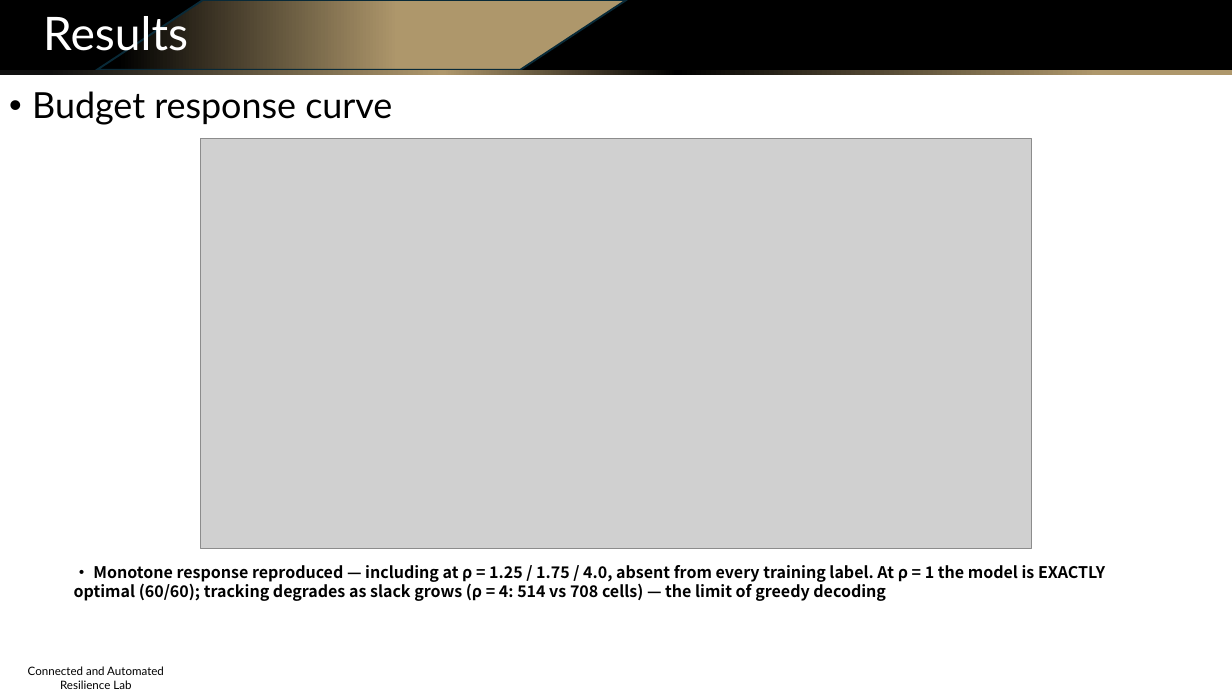
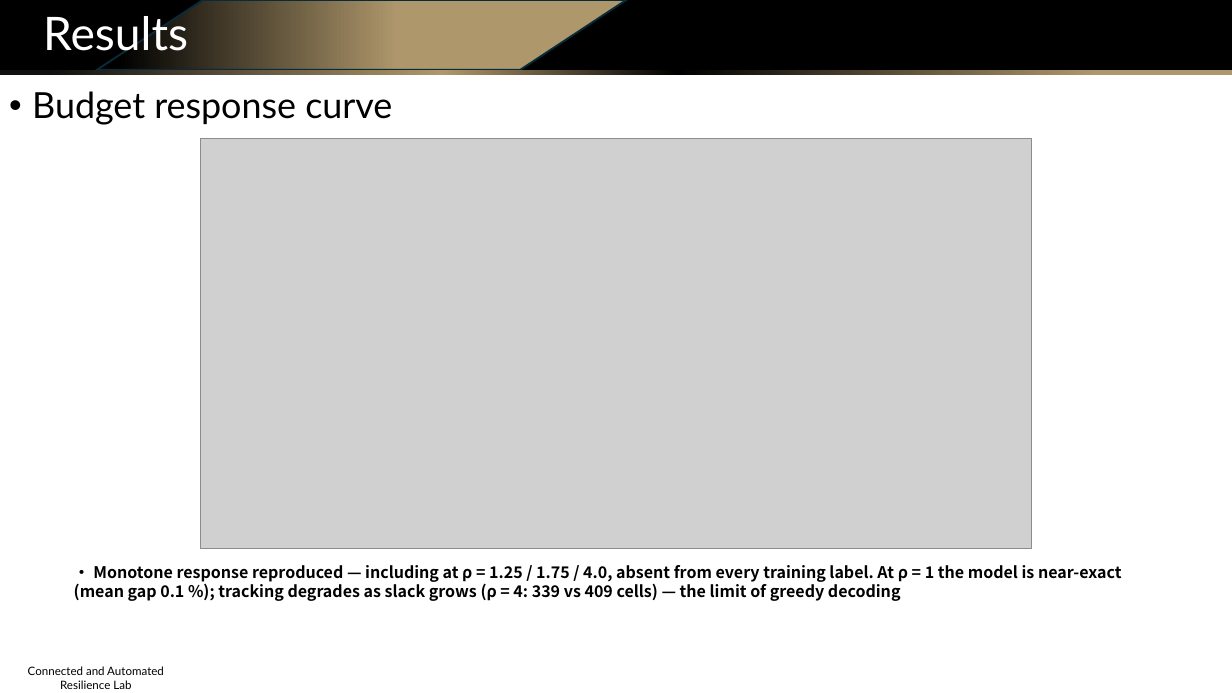
Before and after one commit to Dylan-Wyl10/RoboSense, a slide deck: slide 23 of experiments/20260804-budget-conditioning/ppt/sensing_routing_method_and_results.pptx. Drawn at 1232x693 pixels with LibreOffice and Linux fonts; fonts in the diff are those of the drawing; grey boxes stand for pictures; background and template pictures are left out. Boxes give left, top, right and bottom in pixels: in the first picture for what was removed or moved away, otherwise in the second. Text is boxed around its words. In the diff, an @@ line names an element or a change of style, - is before the commit and + after.

```diff
--- a/experiments/20260804-budget-conditioning/ppt/sensing_routing_method_and_results.pptx
+++ b/experiments/20260804-budget-conditioning/ppt/sensing_routing_method_and_results.pptx
@@ text at <box>74,565,1122,601</box>: text changed @@
-• Monotone response reproduced — including at ρ = 1.25 / 1.75 / 4.0, absent from every training label. At ρ = 1 the model is EXACTLY optimal (60/60); tracking degrades as slack grows (ρ = 4: 514 vs 708 cells) — the limit of greedy decoding
+• Monotone response reproduced — including at ρ = 1.25 / 1.75 / 4.0, absent from every training label. At ρ = 1 the model is near-exact (mean gap 0.1 %); tracking degrades as slack grows (ρ = 4: 339 vs 409 cells) — the limit of greedy decoding
```
Also in this commit, not shown: 12 other slides changed, 26 other files.
